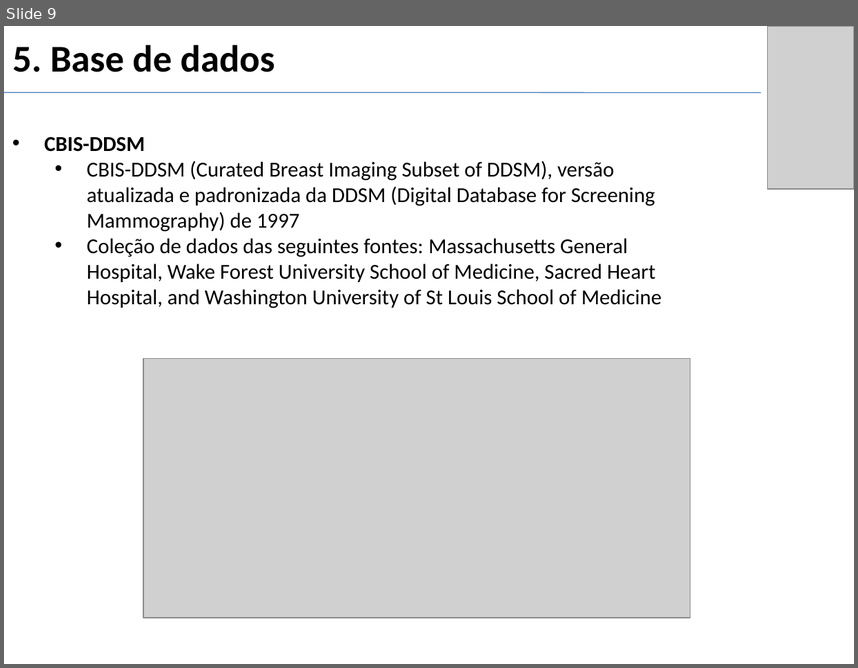
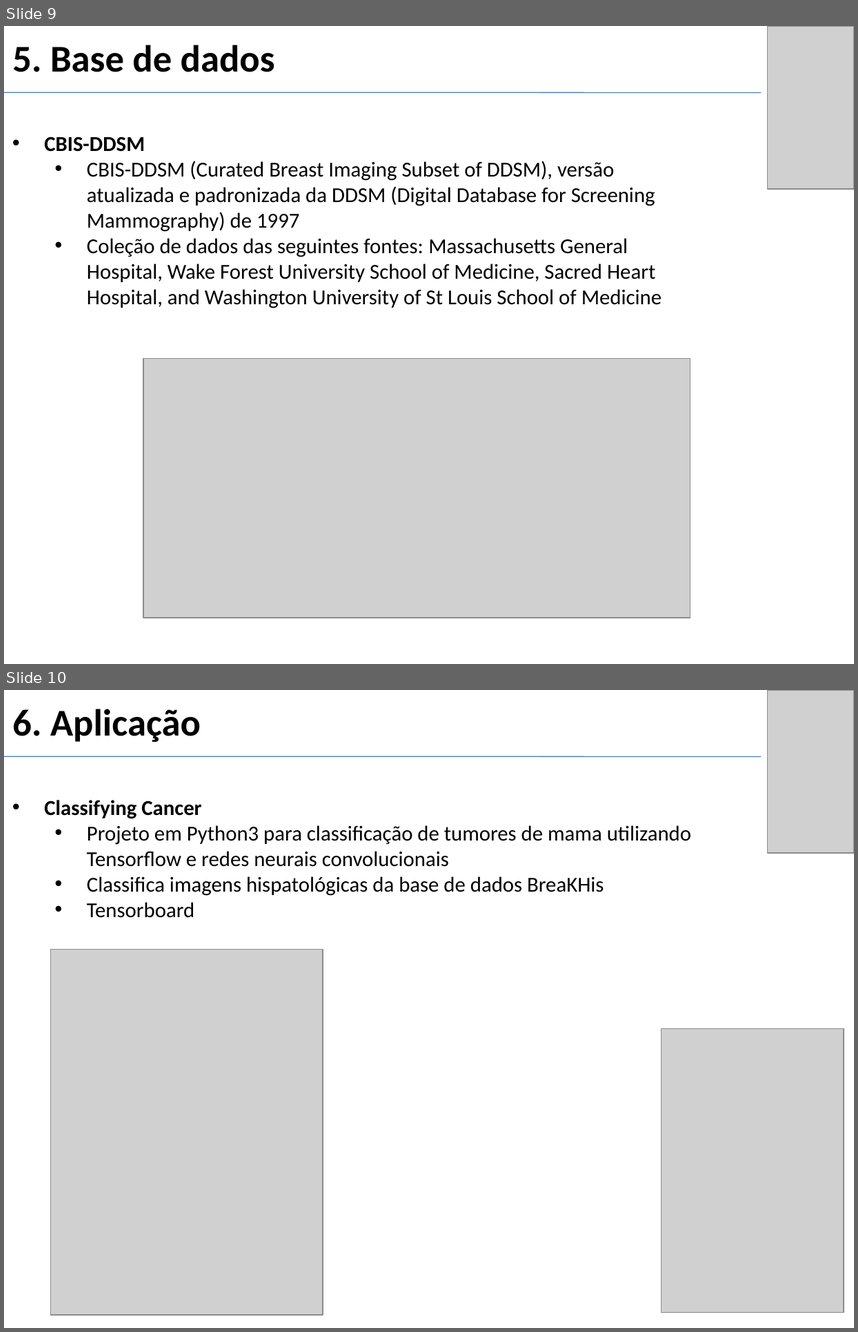
Before and after one commit to gui2524/TCC-BreastCancerNN, a slide deck: Projeto 2/docs/Slides_defesa.pptx. Shown one above the other, each under a label of ours: slide 9 before the commit, slides 9 and 10 after it. The pictures are 858x668 and 858x1332 pixels, drawn with LibreOffice and Linux fonts; fonts in the diff are those of the drawing; grey boxes stand for pictures. Boxes give left, top, right and bottom in pixels: in the first picture for what was removed or moved away, otherwise in the second. Text is boxed around its words. In the diff, an @@ line names an element or a change of style, - is before the commit and + after.

```diff
--- a/Projeto 2/docs/Slides_defesa.pptx
+++ b/Projeto 2/docs/Slides_defesa.pptx
@@ slide 10 added at box(4, 690, 854, 1328), background #FFFFFF @@
@@ title added at box(12, 709, 201, 742), 32 pt, text #000000, bold @@
+6. Aplicação
@@ picture added at box(767, 690, 854, 854) @@
@@ line added from (4, 756) to (762, 756), #4B7EBC 0.75 pt @@
@@ text added at box(44, 800, 691, 918), 18 pt, text #000000 @@
+• Classifying Cancer
+  • Projeto em Python3 para classificação de tumores de mama utilizando Tensorflow e redes neurais convolucionais
+  • Classifica imagens hispatológicas da base de dados BreaKHis
+  • Tensorboard
@@ picture added at box(51, 949, 323, 1315) @@
@@ picture added at box(661, 1028, 844, 1312) @@
```
Also in this commit, not shown: 5 other slides added.
